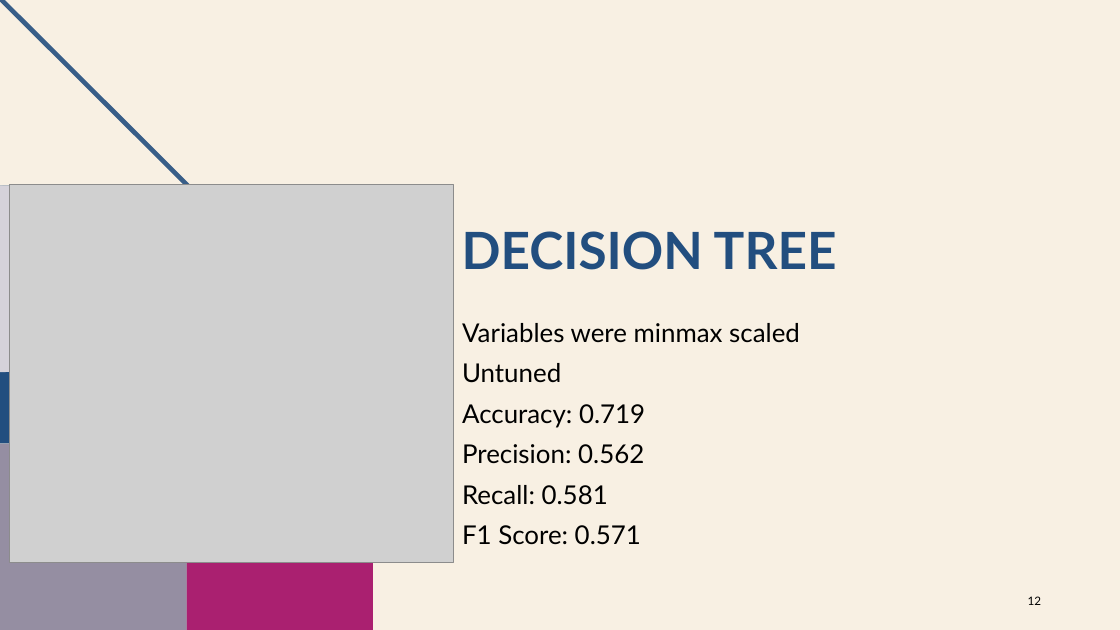
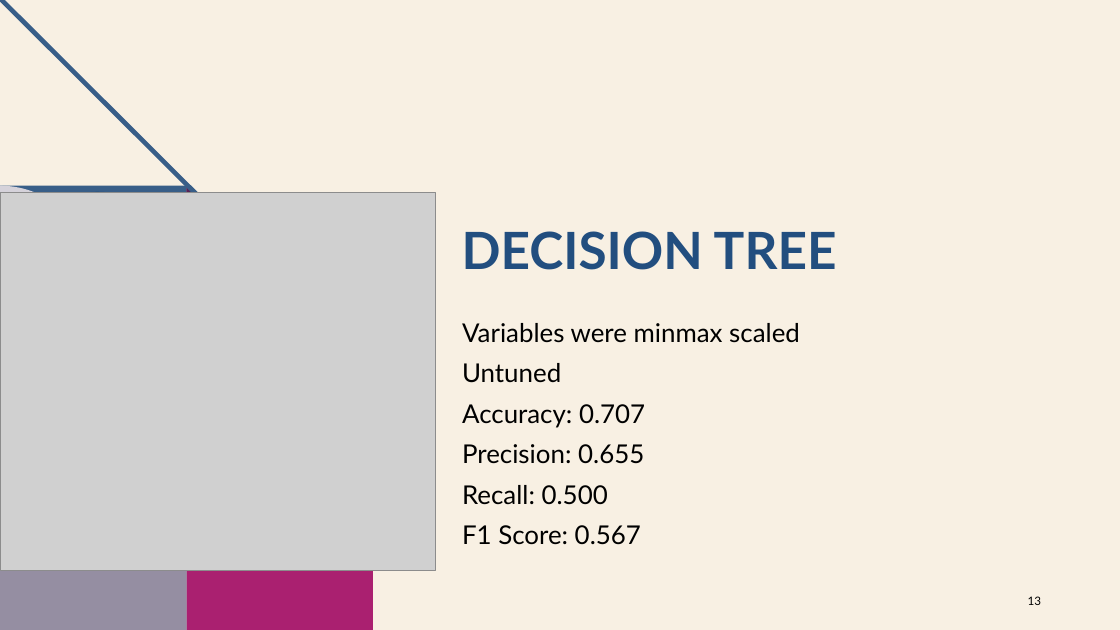
Before and after one commit to AbhiMayadam/HI-2022-Final-Project, a slide deck: slide 13 of Can you predict diabetes.pptx (slide 12 before the commit). Drawn at 1120x630 pixels with LibreOffice and Linux fonts; fonts in the diff are those of the drawing; grey boxes stand for pictures; background and template pictures are left out. Boxes give left, top, right and bottom in pixels: in the first picture for what was removed or moved away, otherwise in the second. Text is boxed around its words. In the diff, an @@ line names an element or a change of style, - is before the commit and + after.

```diff
--- a/Can you predict diabetes.pptx
+++ b/Can you predict diabetes.pptx
@@ picture: place and size @@
-picture at [9,184,453,562]
+picture at [0,192,436,571]
@@ freeform shape added at [187,187,373,373], fill #582156 @@
@@ text at [462,404,645,545]: text changed @@
-Accuracy: 0.719
-Precision: 0.562
-Recall: 0.581
-F1 Score: 0.571
+Accuracy: 0.707
+Precision: 0.655
+Recall: 0.500
+F1 Score: 0.567
@@ page number at [1028,596,1041,605]: text changed @@
-12
+13
```
Also in this commit, not shown: 6 other slides changed, 3 slides added, 1 other file.
